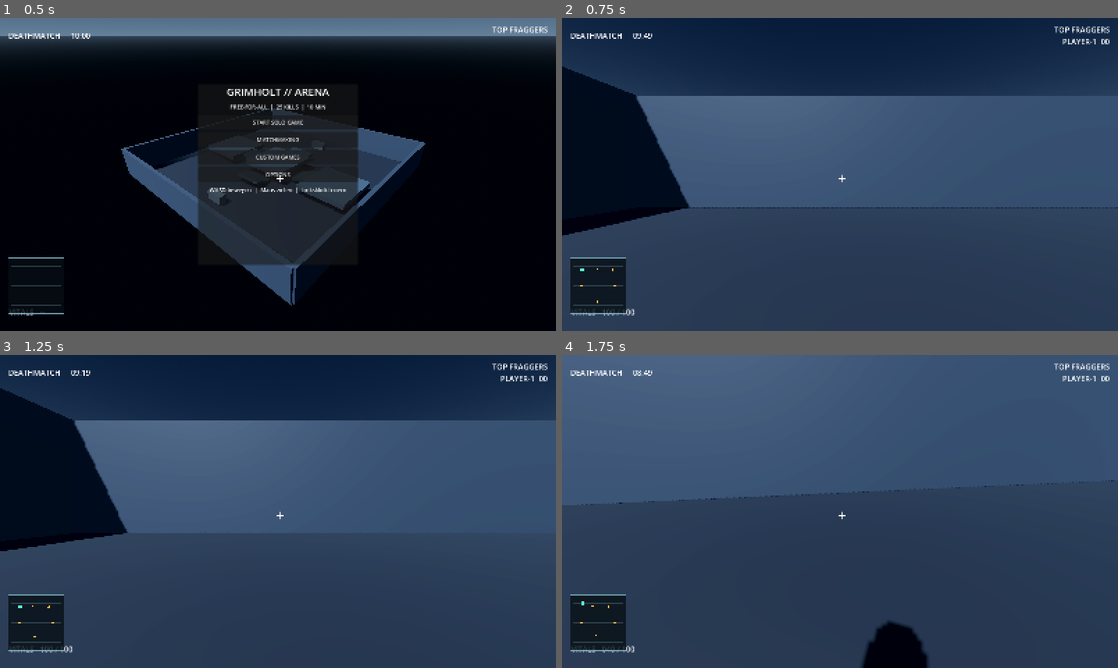
Above: before the commit, frames 1-4 (two rows, left to right).
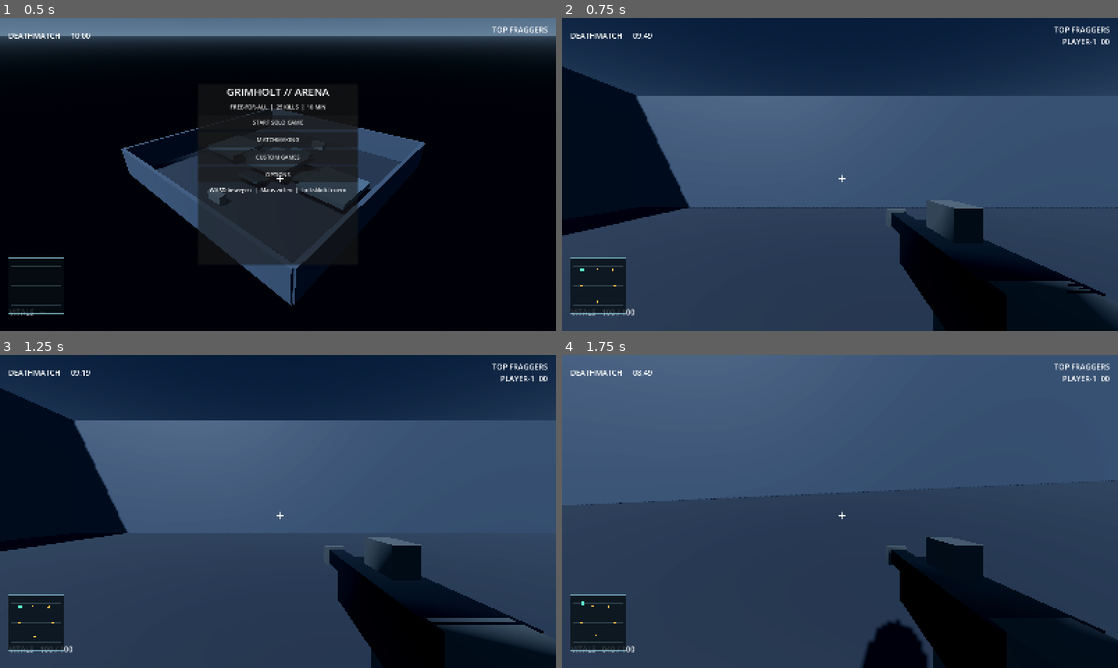
Above: after the commit, the same moments.

Repository: HazelTheSquirrel/Grimholt-Test
Game: Godot game, scene res://scenes/main.tscn
Same seed, same stepped clock (60 frames per second), same inputs: the game is played once before the commit and once after it.
Inputs (mouse positions are in pixels of both pictures, inside the frame that each line leads up to):
- Up to frame 1 (0.5 s): no input
- Up to frame 2 (0.75 s): click "START SOLO GAME" at 0.5 s
- Up to frame 3 (1.25 s): no input
- Up to frame 4 (1.75 s): tap Enter at 1.25 s; move the mouse to (867, 511) at 1.27 s; hold W (move_forward) from 1.28 s (still down); tap Shift at 1.35 s; click (867, 511) at 1.42 s; tap Space (jump) at 1.52 s

Frame 1 is identical in both runs. In frame 2, 9.5% of the frame differs, in the area x 58-100%, y 58-100%; in frame 3, 8.9%; in frame 4, 10%.

Commit message:
Add original first-person rifle viewmodel

Diff:
--- a/Grimholt/scripts/shooter/player.gd
+++ b/Grimholt/scripts/shooter/player.gd
@@ -40,6 +40,7 @@
 	camera.current = is_multiplayer_authority()
 	if is_multiplayer_authority():
 		Input.mouse_mode = Input.MOUSE_MODE_CAPTURED
+		_build_weapon_viewmodel()
 
 func _unhandled_input(event: InputEvent) -> void:
 	if not is_multiplayer_authority():
@@ -83,6 +84,36 @@
 		network_timer = 0.0
 		get_parent()._submit_transform.rpc_id(1, global_position, rotation.y, head.rotation.x)
 
+func _build_weapon_viewmodel() -> void:
+	var weapon := Node3D.new()
+	weapon.name = "RifleViewmodel"
+	weapon.position = Vector3(0.24, -0.20, -0.42)
+	camera.add_child(weapon)
+	var dark := StandardMaterial3D.new()
+	dark.albedo_color = Color(0.075, 0.09, 0.105)
+	dark.metallic = 0.62
+	dark.roughness = 0.38
+	var polymer := StandardMaterial3D.new()
+	polymer.albedo_color = Color(0.16, 0.19, 0.21)
+	polymer.roughness = 0.72
+	_add_weapon_box(weapon, "Receiver", Vector3(0.0, 0.0, 0.0), Vector3(0.12, 0.13, 0.38), dark)
+	_add_weapon_box(weapon, "Barrel", Vector3(0.0, 0.015, -0.29), Vector3(0.055, 0.055, 0.30), dark)
+	_add_weapon_box(weapon, "Muzzle", Vector3(0.0, 0.015, -0.45), Vector3(0.075, 0.075, 0.055), polymer)
+	_add_weapon_box(weapon, "Stock", Vector3(0.0, 0.015, 0.27), Vector3(0.105, 0.10, 0.22), polymer)
+	_add_weapon_box(weapon, "Magazine", Vector3(0.0, -0.12, 0.045), Vector3(0.085, 0.19, 0.12), polymer)
+	_add_weapon_box(weapon, "Grip", Vector3(0.0, -0.12, 0.16), Vector3(0.075, 0.16, 0.085), dark)
+	_add_weapon_box(weapon, "Sight", Vector3(0.0, 0.105, -0.02), Vector3(0.055, 0.065, 0.12), polymer)
+
+func _add_weapon_box(parent: Node3D, part_name: String, part_position: Vector3, dimensions: Vector3, material: Material) -> void:
+	var part := MeshInstance3D.new()
+	part.name = part_name
+	var mesh := BoxMesh.new()
+	mesh.size = dimensions
+	part.mesh = mesh
+	part.material_override = material
+	part.position = part_position
+	parent.add_child(part)
+
 func _update_crouch() -> void:
 	var wants_crouch := Input.is_action_pressed("crouch")
 	if wants_crouch == is_crouched:
